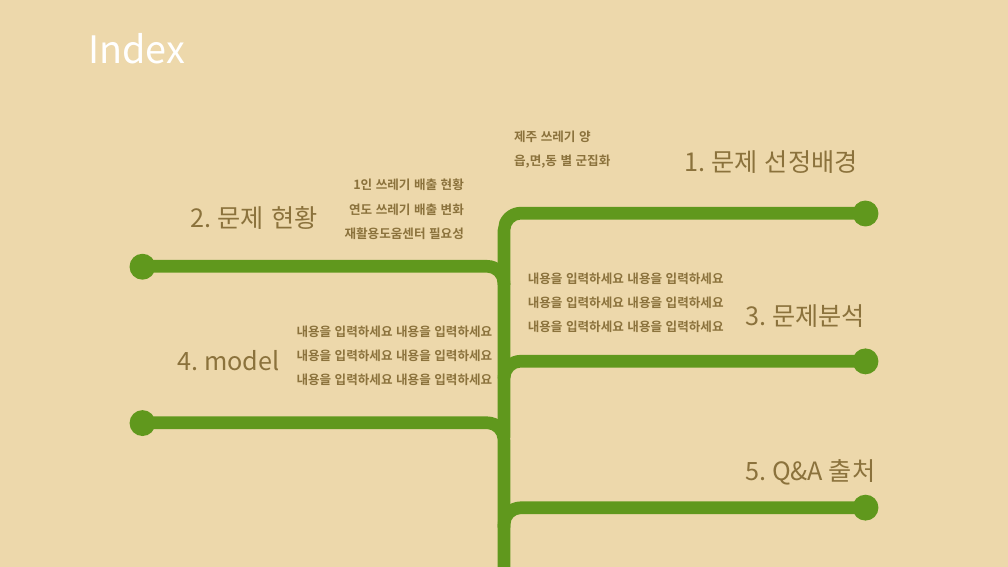
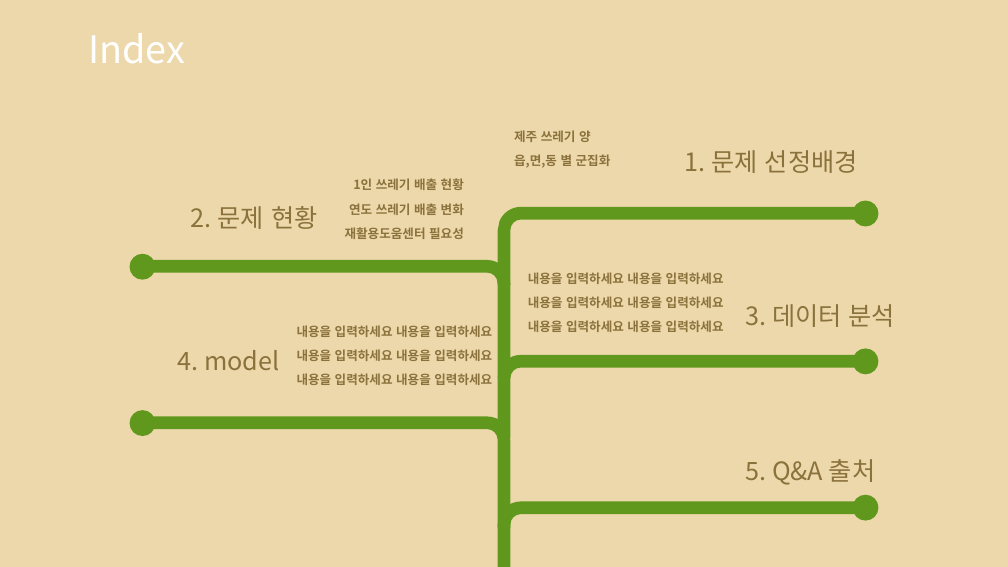
Before and after one commit to so-jeong0127/Python-Project, a slide deck: slide 3 of 3조_1차_재활용도움센터 위치 선정.pptx. Drawn at 1008x567 pixels with LibreOffice and Linux fonts; fonts in the diff are those of the drawing; background and template pictures are left out. Boxes give left, top, right and bottom in pixels: in the first picture for what was removed or moved away, otherwise in the second. Text is boxed around its words. In the diff, an @@ line names an element or a change of style, - is before the commit and + after.

```diff
--- a/3조_1차_재활용도움센터 위치 선정.pptx
+++ b/3조_1차_재활용도움센터 위치 선정.pptx
@@ text at (746,304,895,327): text changed @@
-3. 문제분석
+3. 데이터 분석
```
Also in this commit, not shown: 2 other slides changed, 1 other file.
